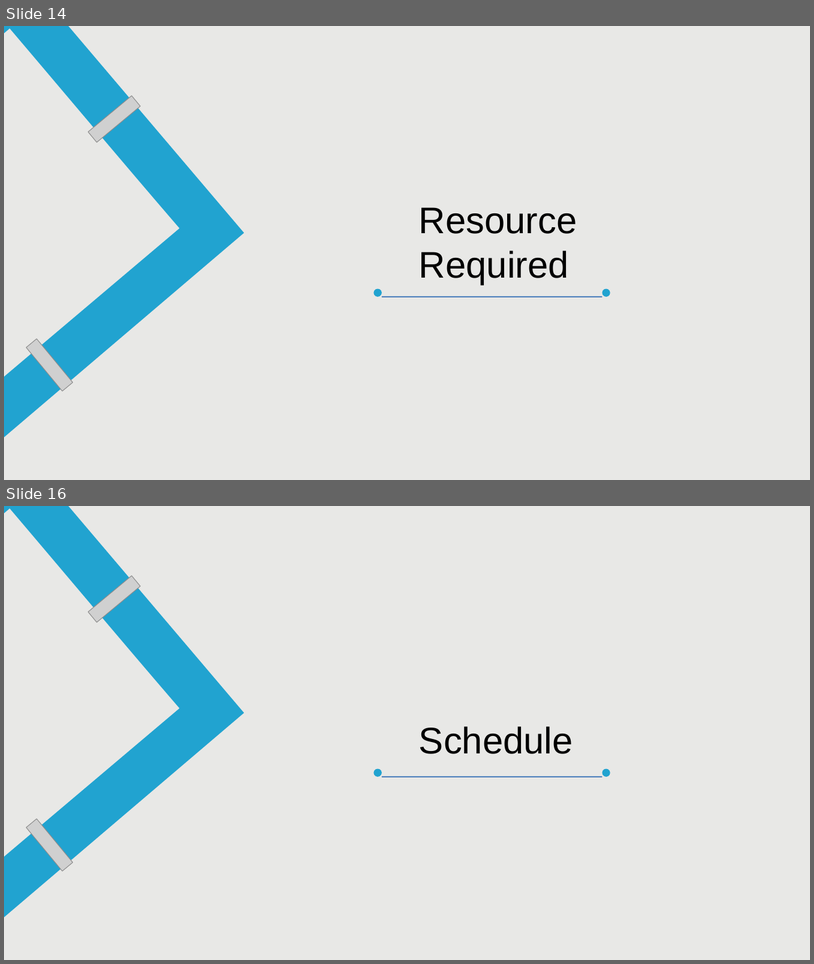
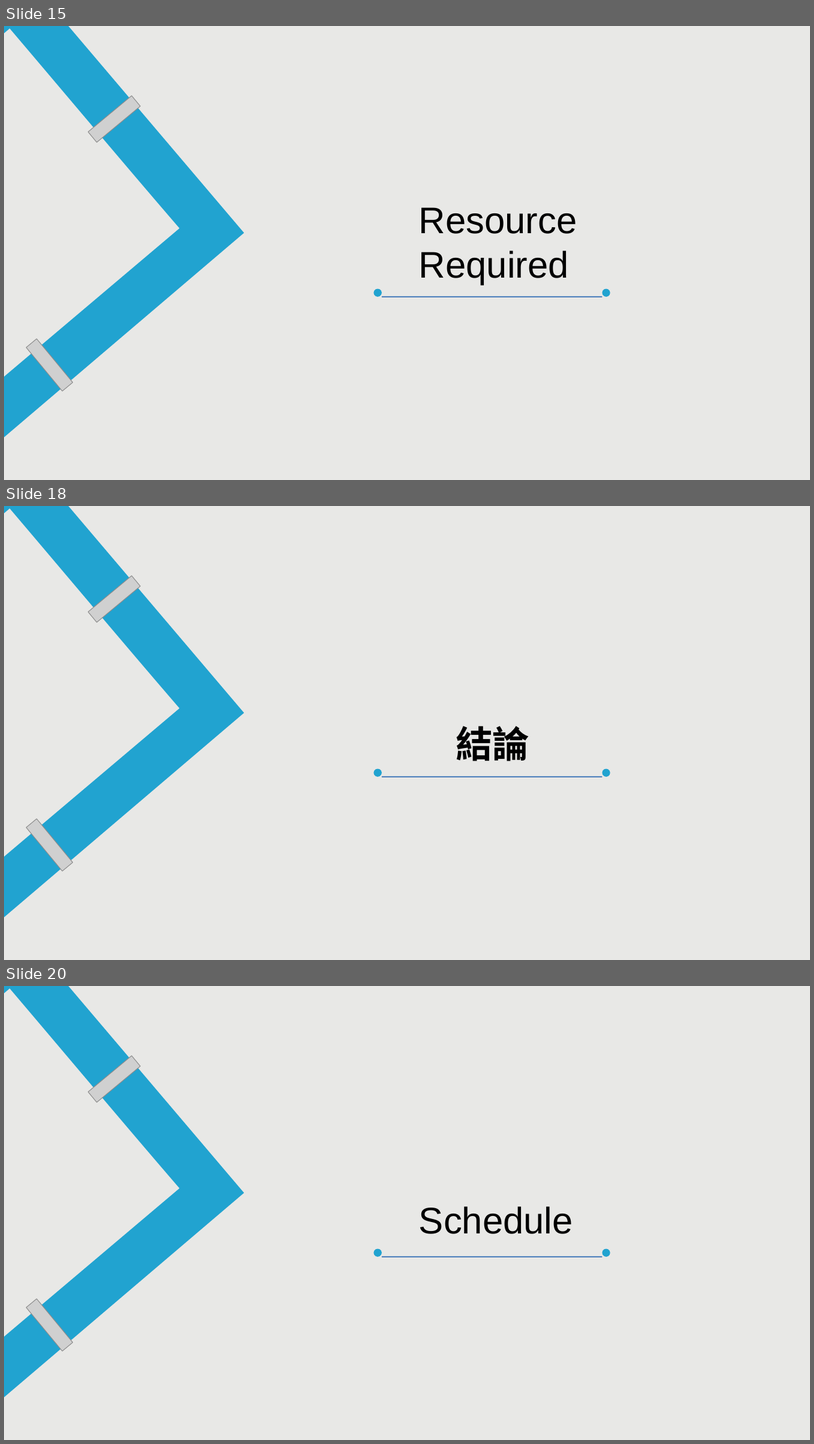
Before and after one commit to asps86101/107_SE_Team_6, a slide deck: 軟體工程期末報告第六組.pptx. Shown one above the other, each under a label of ours: slides 14 and 16 before the commit, slides 15, 18 and 20 after it; the slides between them are not shown. The pictures are 814x964 and 814x1444 pixels, drawn with LibreOffice and Linux fonts; fonts in the diff are those of the drawing; grey boxes stand for pictures. Boxes give left, top, right and bottom in pixels: in the first picture for what was removed or moved away, otherwise in the second. Text is boxed around its words. In the diff, an @@ line names an element or a change of style, - is before the commit and + after.

```diff
--- a/軟體工程期末報告第六組.pptx
+++ b/軟體工程期末報告第六組.pptx
@@ slide 18 added at (4,506,810,960), background #E8E8E6 @@
@@ freeform shape added at (4,506,244,960), fill #21A3D0 @@
@@ picture added at (88,576,140,622) @@
@@ text added at (456,726,530,761), 44 pt, text #000000, bold @@
+結論
@@ ellipse added at (374,769,382,777), fill #21A3D0 @@
@@ ellipse added at (603,769,611,777), fill #21A3D0 @@
@@ line added from (382, 777) to (603, 777), #4F81BD 1.5 pt @@
@@ picture added at (26,819,72,871) @@
@@ what was slide 14 is now slide 15 @@
@@ what was slide 16 is now slide 20 @@
```
Also in this commit, not shown: 4 slides changed, 4 other slides added, 1 slide removed.
